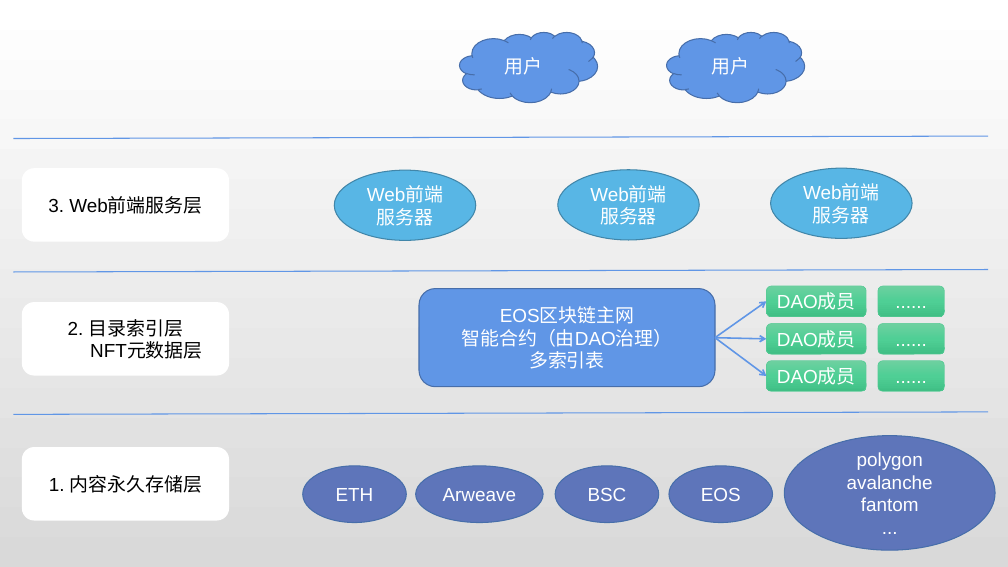
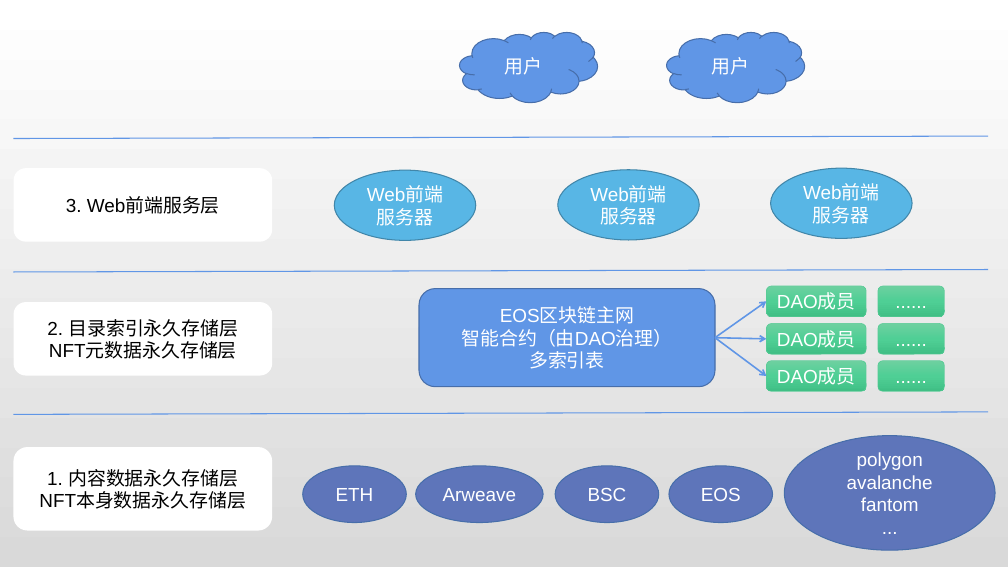
Before and after one commit to wingon-niu/MetaRealityNotes, a slide deck: slide 1 of doc/System_Architecture_Diagram_cn_v1.0.pptx. Drawn at 1008x567 pixels with LibreOffice and Linux fonts; fonts in the diff are those of the drawing. Boxes give left, top, right and bottom in pixels: in the first picture for what was removed or moved away, otherwise in the second. Text is boxed around its words. In the diff, an @@ line names an element or a change of style, - is before the commit and + after.

```diff
--- a/doc/System_Architecture_Diagram_cn_v1.0.pptx
+++ b/doc/System_Architecture_Diagram_cn_v1.0.pptx
@@ rounded rectangle "3. Web前端服务层": place and size @@
-rounded rectangle "3. Web前端服务层" at (22, 168, 229, 241)
+rounded rectangle "3. Web前端服务层" at (14, 168, 272, 241)
@@ rounded rectangle "2. 目录索引永久存储层": place and size @@
-rounded rectangle "2. 目录索引永久存储层" at (22, 302, 229, 376)
+rounded rectangle "2. 目录索引永久存储层" at (14, 302, 272, 376)
@@ text in rounded rectangle at (47, 319, 238, 359): text changed @@
-2. 目录索引层
-NFT元数据层
+2. 目录索引永久存储层
+NFT元数据永久存储层
@@ rounded rectangle "1. 内容数据永久存储层": place and size @@
-rounded rectangle "1. 内容数据永久存储层" at (22, 447, 229, 520)
+rounded rectangle "1. 内容数据永久存储层" at (14, 447, 272, 530)
@@ text in rounded rectangle at (39, 469, 246, 509): text changed @@
-1. 内容永久存储层
+1. 内容数据永久存储层
+NFT本身数据永久存储层
```
Also in this commit, not shown: 1 other file.
